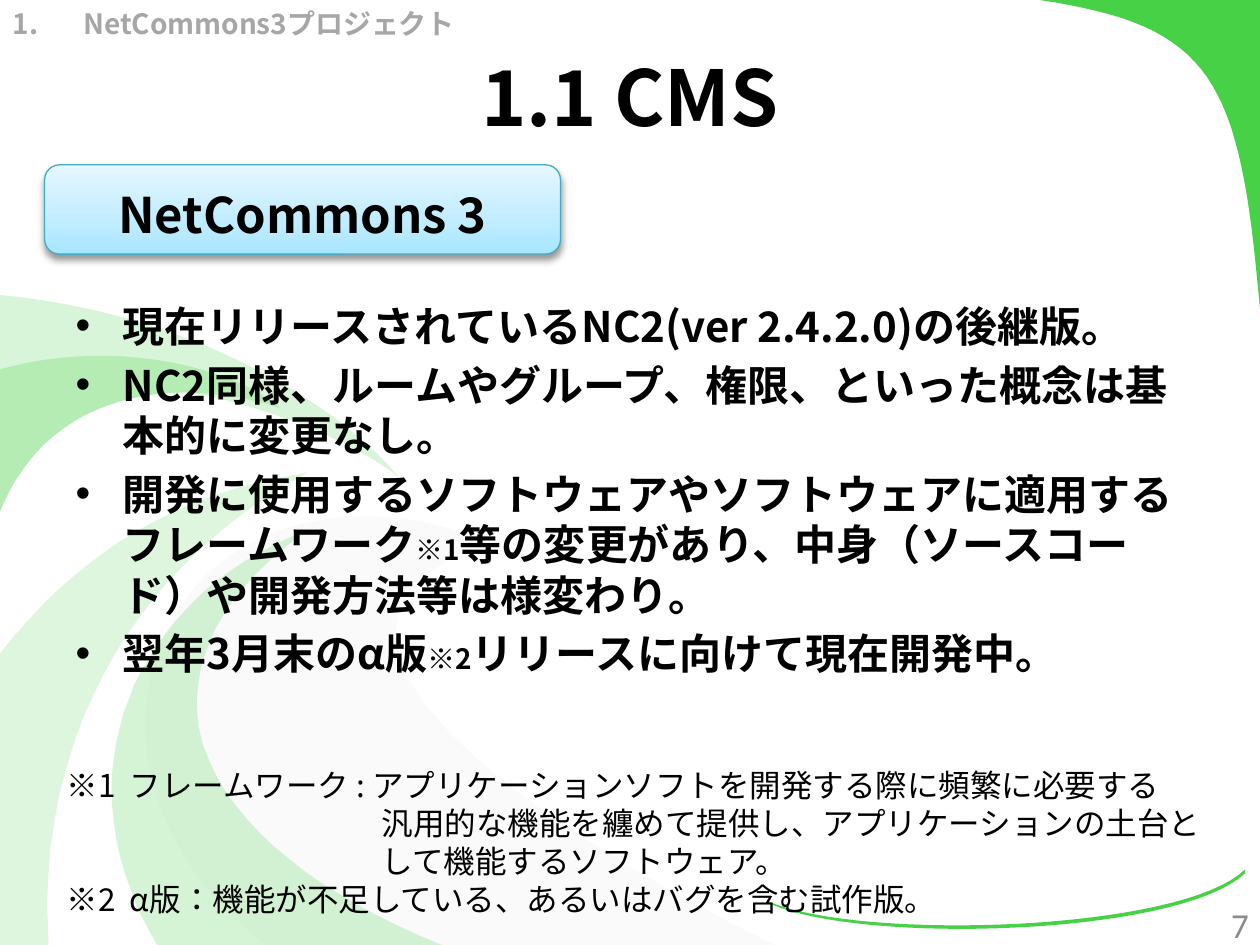
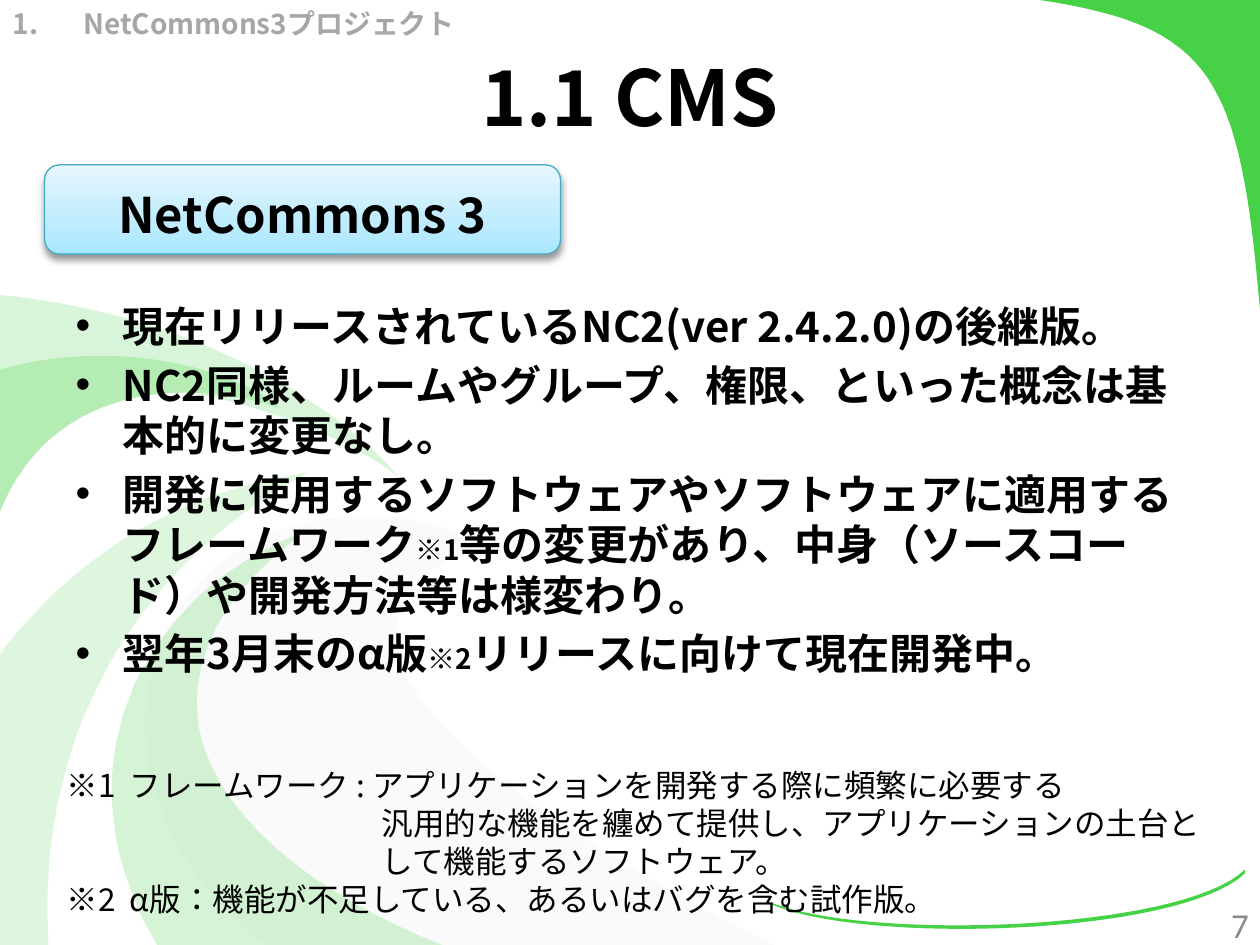
Before and after one commit to kotaro0717/Report-Management, a slide deck: slide 7 of 1.中間報告/3.発表資料/report_hokada.pptx. Drawn at 1260x945 pixels with LibreOffice and Linux fonts; fonts in the diff are those of the drawing. Boxes give left, top, right and bottom in pixels: in the first picture for what was removed or moved away, otherwise in the second. Text is boxed around its words. In the diff, an @@ line names an element or a change of style, - is before the commit and + after.

```diff
--- a/1.中間報告/3.発表資料/report_hokada.pptx
+++ b/1.中間報告/3.発表資料/report_hokada.pptx
@@ text at [67, 765, 1064, 806]: text changed @@
-※1 フレームワーク : アプリケーションソフトを開発する際に頻繁に必要する
+※1 フレームワーク : アプリケーションを開発する際に頻繁に必要する
```
Also in this commit, not shown: 4 other slides changed, 1 slide added.
